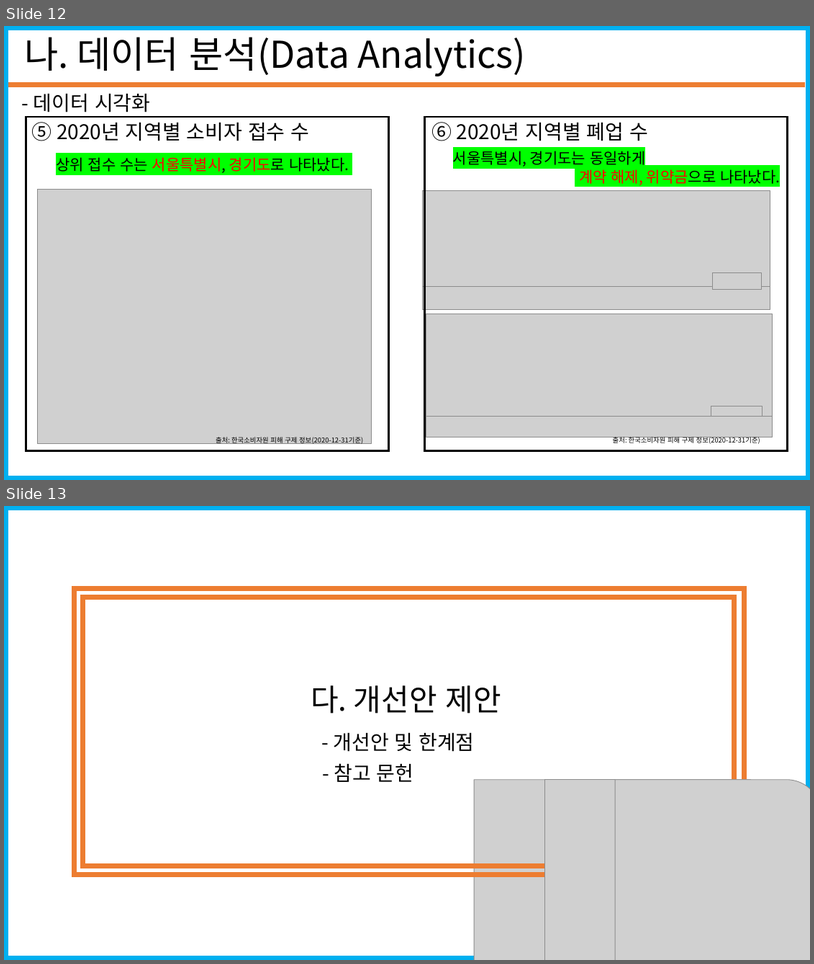
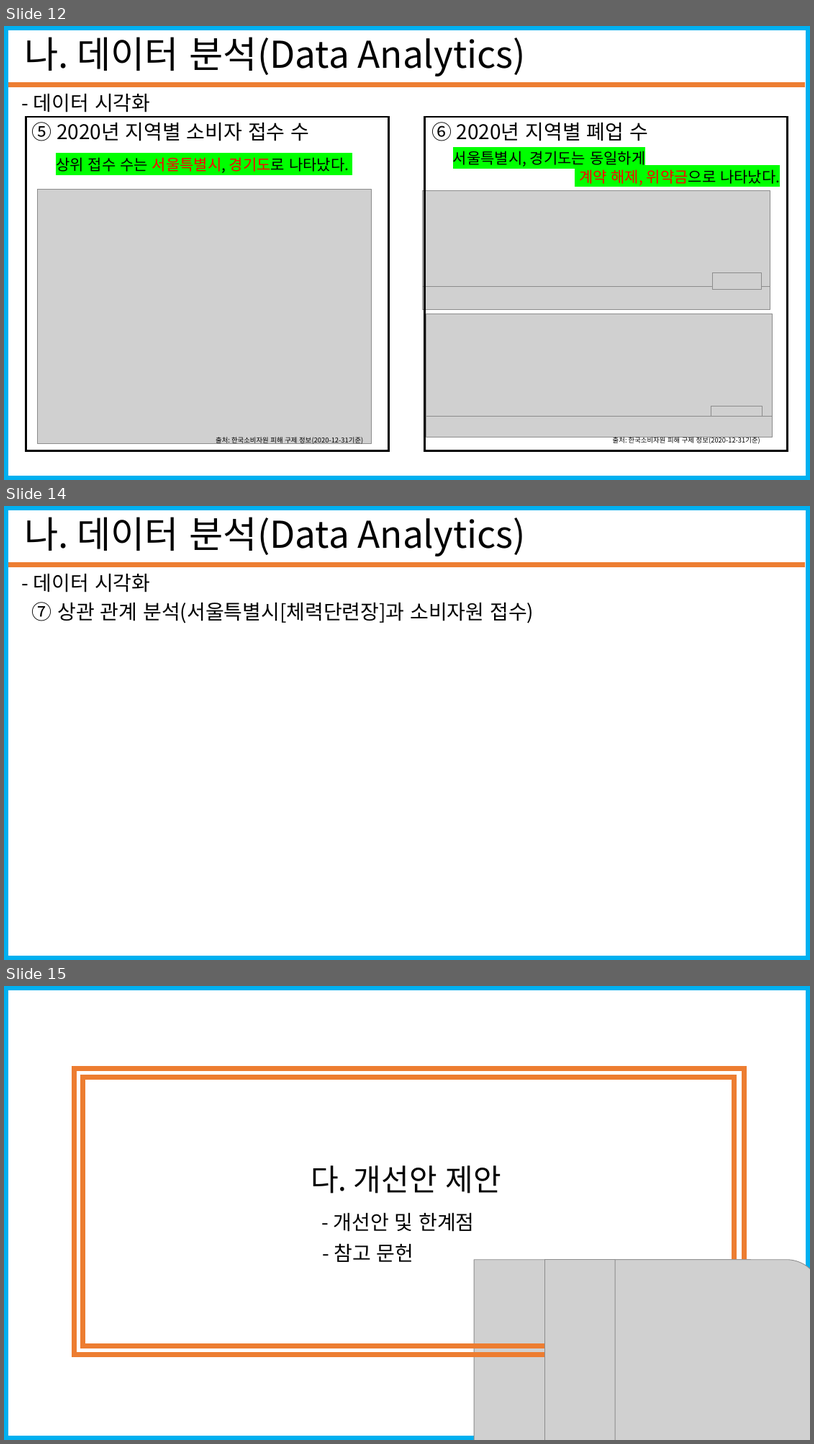
Before and after one commit to seungjae1162/SportsData, a slide deck: standard_in_2020-12-31/코로나19에따른 스포츠시설 폐업 수(20201228_20210103).pptx. Shown one above the other, each under a label of ours: slides 12 and 13 before the commit, slides 12, 14 and 15 after it; the slides between them are not shown. The pictures are 814x964 and 814x1444 pixels, drawn with LibreOffice and Linux fonts; fonts in the diff are those of the drawing; grey boxes stand for pictures. Boxes give left, top, right and bottom in pixels: in the first picture for what was removed or moved away, otherwise in the second. Text is boxed around its words. In the diff, an @@ line names an element or a change of style, - is before the commit and + after.

```diff
--- a/standard_in_2020-12-31/코로나19에따른 스포츠시설 폐업 수(20201228_20210103).pptx
+++ b/standard_in_2020-12-31/코로나19에따른 스포츠시설 폐업 수(20201228_20210103).pptx
@@ slide 14 added at <box>4,506,810,960</box>, background #FFFFFF; not listed: 1 template element that a slide beside it also shows @@
@@ text added at <box>24,517,526,556</box>, 44 pt, text #000000 @@
+나. 데이터 분석(Data Analytics)
@@ line added from (8, 565) to (806, 565), #ED7D31 6 pt @@
@@ text added at <box>34,573,150,592</box>, 24 pt, text #000000 @@
+- 데이터 시각화
@@ text added at <box>32,602,534,623</box>, 24 pt, text #000000 @@
+⑦ 상관 관계 분석(서울특별시[체력단련장]과 소비자원 접수)
@@ what was slide 13 is now slide 15 @@
```
Also in this commit, not shown: 8 slides changed, 5 other slides added.
